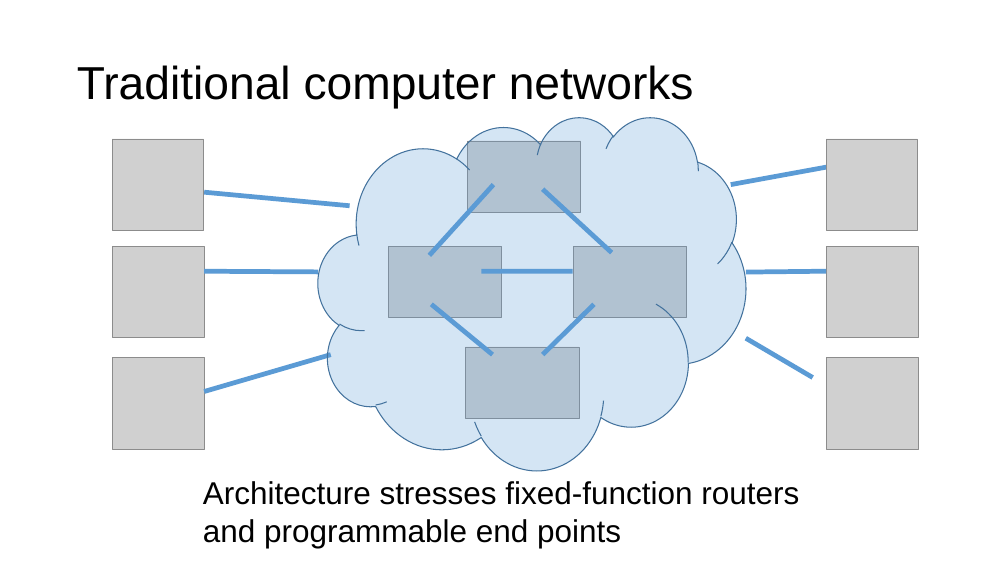
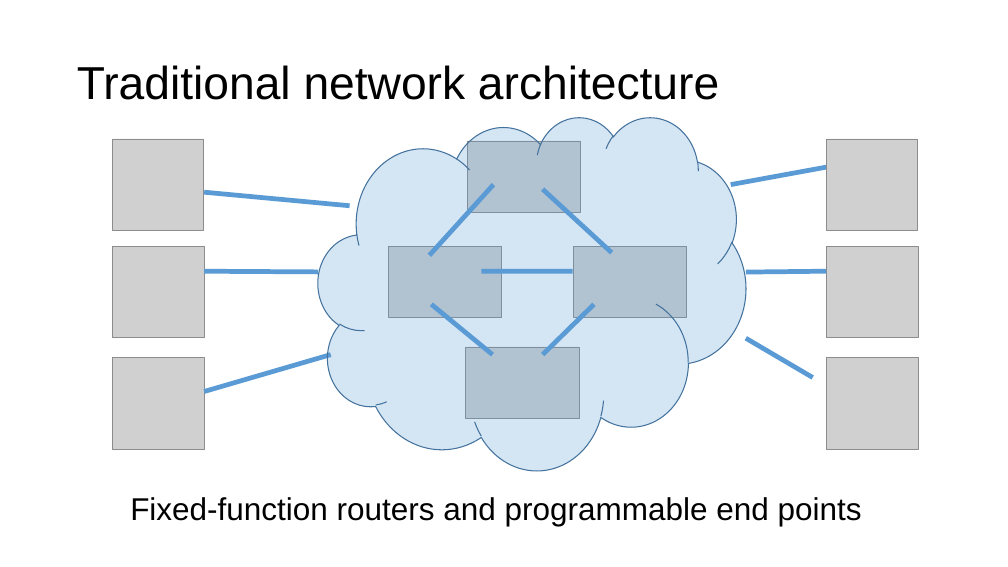
Before and after one commit to anirudhSK/pifo-domino-marple-ppts, a slide deck: slide 2 of combined_domino_pifo.pptx. Drawn at 1008x567 pixels with LibreOffice and Linux fonts; fonts in the diff are those of the drawing; grey boxes stand for pictures. Boxes give left, top, right and bottom in pixels: in the first picture for what was removed or moved away, otherwise in the second. Text is boxed around its words. In the diff, an @@ line names an element or a change of style, - is before the commit and + after.

```diff
--- a/combined_domino_pifo.pptx
+++ b/combined_domino_pifo.pptx
@@ title at box(77, 65, 719, 100): text changed @@
-Traditional computer networks
+Traditional network architecture
@@ text at box(130, 497, 862, 526): text changed @@
-Architecture stresses fixed-function routers
-and programmable end points
+Fixed-function routers and programmable end points
```
Also in this commit, not shown: 5 other slides changed, 1 slide added.
